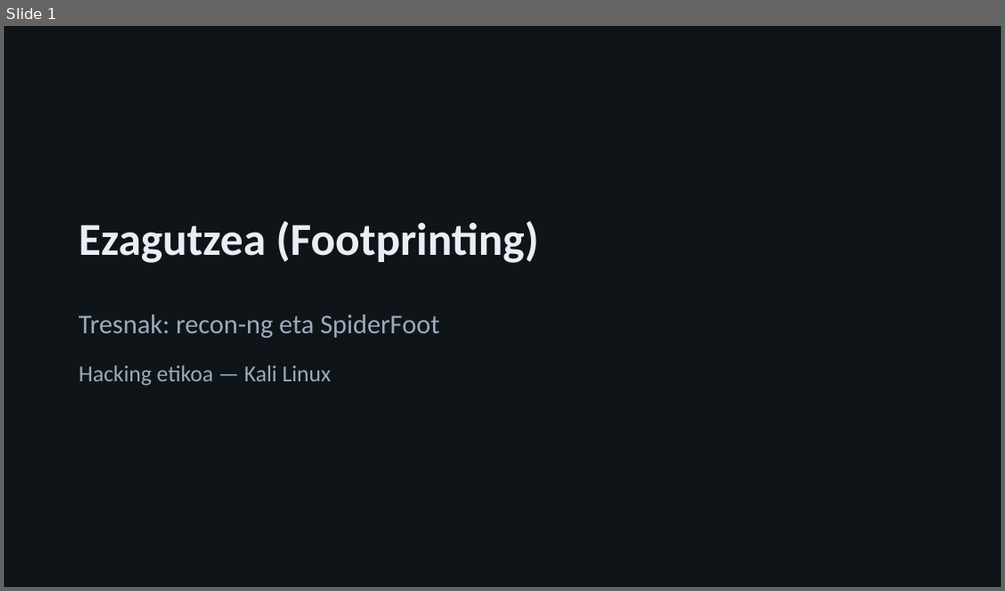
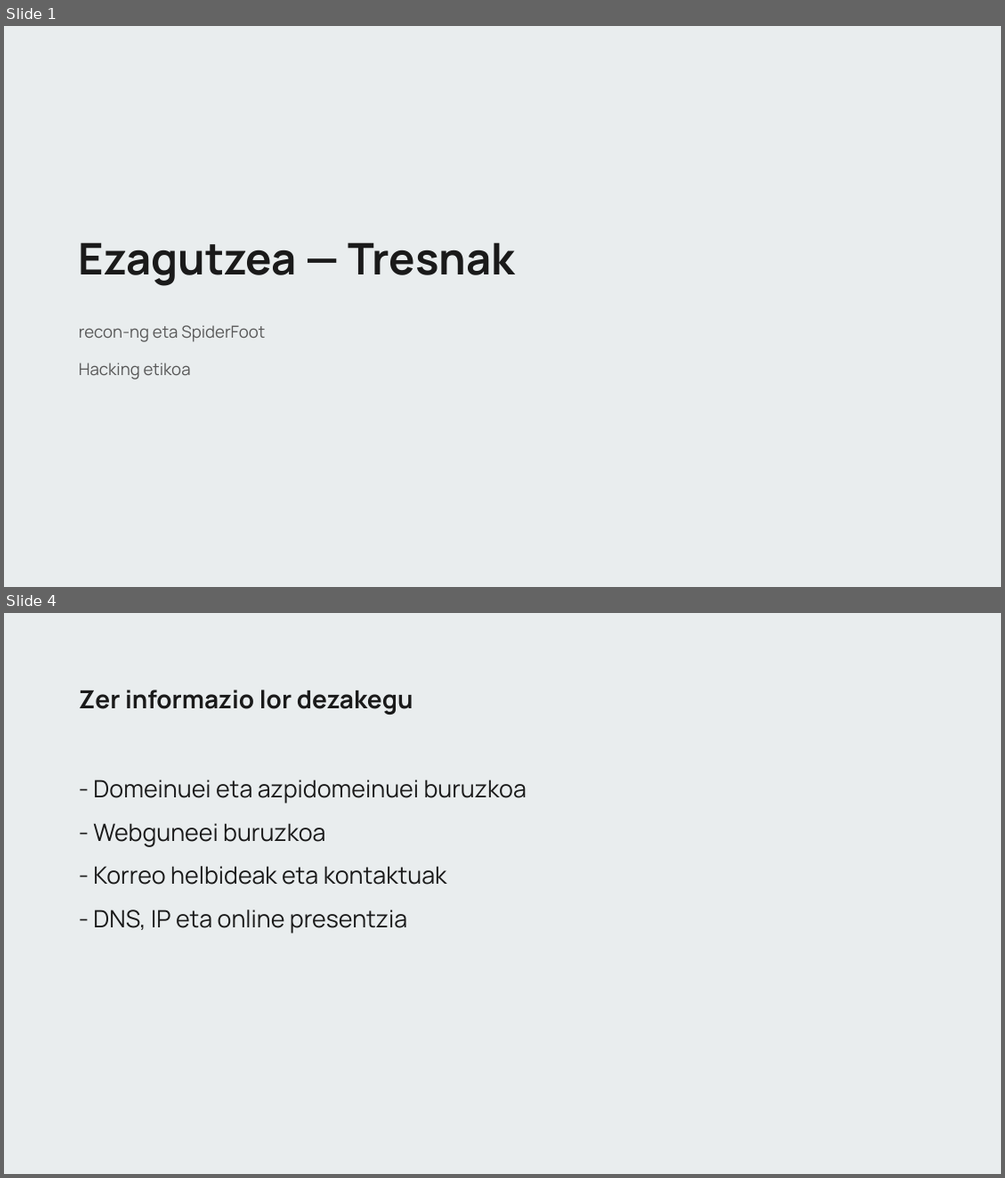
Before and after one commit to jazkune-izarraitz/Garapen2627, a slide deck: he-ezagutzea/HE-2-recon-ng-spiderfoot-aurkezpena.pptx. Shown one above the other, each under a label of ours: slide 1 before the commit, slides 1 and 4 after it; the slides between them are not shown. The pictures are 1005x591 and 1005x1178 pixels, drawn with LibreOffice and Linux fonts; fonts in the diff are those of the drawing. Boxes give left, top, right and bottom in pixels: in the first picture for what was removed or moved away, otherwise in the second. Text is boxed around its words. In the diff, an @@ line names an element or a change of style, - is before the commit and + after.

```diff
--- a/he-ezagutzea/HE-2-recon-ng-spiderfoot-aurkezpena.pptx
+++ b/he-ezagutzea/HE-2-recon-ng-spiderfoot-aurkezpena.pptx
@@ slide 4 added at (4, 613, 1001, 1174), background #E9EDEE @@
@@ text added at (79, 690, 413, 714), 24 pt, text #1A1A1A, bold @@
+Zer informazio lor dezakegu
@@ text added at (93, 779, 526, 803), 23 pt, text #1A1A1A @@
+- Domeinuei eta azpidomeinuei buruzkoa
@@ text added at (93, 823, 325, 847), 23 pt, text #1A1A1A @@
+- Webguneei buruzkoa
@@ text added at (93, 866, 447, 884), 23 pt, text #1A1A1A @@
+- Korreo helbideak eta kontaktuak
@@ text added at (93, 909, 407, 933), 23 pt, text #1A1A1A @@
+- DNS, IP eta online presentzia
@@ slide 1 changed as well @@
@@ background #0F1419 to #E9EDEE @@
@@ text at (79, 242, 516, 286): text changed; size 44 to 42 pt; font Calibri to Manrope; text colour #E8EEF4 to #1A1A1A @@
-Ezagutzea (Footprinting)
+Ezagutzea — Tresnak
@@ text at (79, 325, 265, 342): text changed; size 26 to 16 pt; font Calibri to Manrope; text colour #9AABBC to #595959 @@
-Tresnak: recon-ng eta SpiderFoot
+recon-ng eta SpiderFoot
@@ text at (79, 362, 191, 379): text changed; size 22 to 16 pt; font Calibri to Manrope; text colour #9AABBC to #595959 @@
-Hacking etikoa — Kali Linux
+Hacking etikoa
```
Also in this commit, not shown: 1 other slide changed, 17 other slides added, 22 slides removed, 11 other files.
